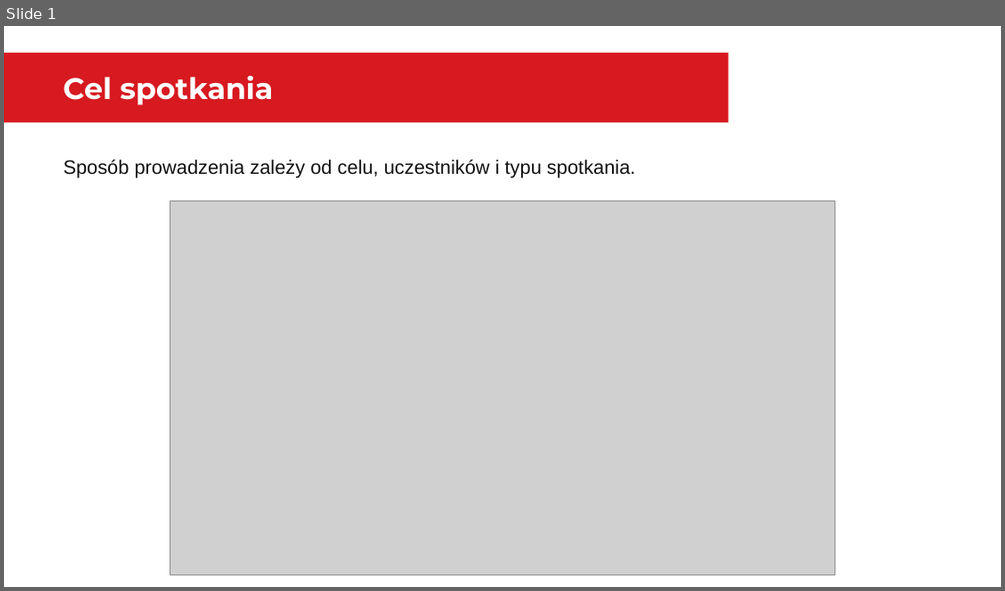
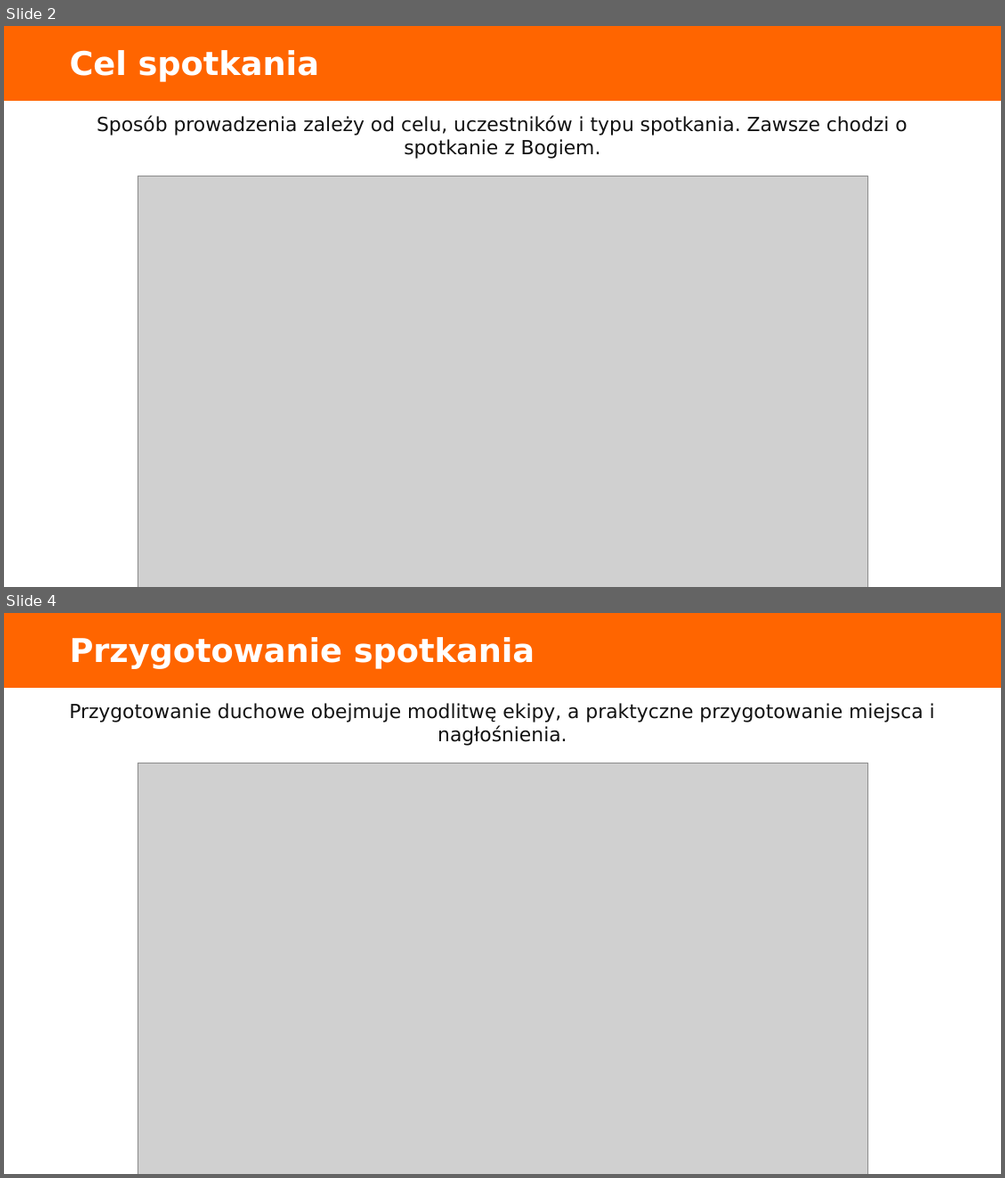
Before and after one commit to folkien/teachings, a slide deck: issue_kurs_kamch_lubecko/6.prowadzenie-modlitwy-wspolnotowej/dyrektorium_2017_prowadzenie-modlitwy-wspolnotowej_prezentacja.pptx. Shown one above the other, each under a label of ours: slide 1 before the commit, slides 2 and 4 after it; the slides between them are not shown. The pictures are 1005x591 and 1005x1178 pixels, drawn with LibreOffice and Linux fonts; fonts in the diff are those of the drawing; grey boxes stand for pictures. Boxes give left, top, right and bottom in pixels: in the first picture for what was removed or moved away, otherwise in the second. Text is boxed around its words. In the diff, an @@ line names an element or a change of style, - is before the commit and + after.

```diff
--- a/issue_kurs_kamch_lubecko/6.prowadzenie-modlitwy-wspolnotowej/dyrektorium_2017_prowadzenie-modlitwy-wspolnotowej_prezentacja.pptx
+++ b/issue_kurs_kamch_lubecko/6.prowadzenie-modlitwy-wspolnotowej/dyrektorium_2017_prowadzenie-modlitwy-wspolnotowej_prezentacja.pptx
@@ slide 4 added at (4, 613, 1001, 1174), background #FFFFFF @@
@@ rectangle added at (4, 613, 1001, 688), fill #FF6500, outline #FF6500 0 pt @@
@@ text added at (70, 637, 534, 669), 31.5 pt, text #FFFFFF, bold @@
+Przygotowanie spotkania
@@ text added at (69, 703, 935, 746), 18.8 pt, text #111111 @@
+Przygotowanie duchowe obejmuje modlitwę ekipy, a praktyczne przygotowanie miejsca i nagłośnienia.
@@ picture added at (138, 763, 868, 1174) @@
@@ what was slide 1 is now slide 2 @@
@@ slide 2 changed as well @@
@@ rectangle added at (4, 26, 1001, 101), fill #FF6500, outline #FF6500 0 pt @@
@@ text "Cel spotkania": place and size @@
-text "Cel spotkania" at (4, 52, 728, 122)
+text "Cel spotkania" at (70, 50, 319, 82)
@@ text "Cel spotkania" at (70, 50, 319, 82): size 28.5 to 31.5 pt, font Montserrat to DejaVu Sans; vertical alignment middle to top; fill #D71920 to none @@
@@ text at (97, 115, 906, 159): text changed; font Arial to DejaVu Sans @@
-Sposób prowadzenia zależy od celu, uczestników i typu spotkania.
+Sposób prowadzenia zależy od celu, uczestników i typu spotkania. Zawsze chodzi o spotkanie z Bogiem.
@@ picture: place and size @@
-picture at (170, 200, 834, 574)
+picture at (138, 176, 868, 587)
```
Also in this commit, not shown: 5 other slides changed, 3 other slides added, 2 slides removed, 37 other files.
